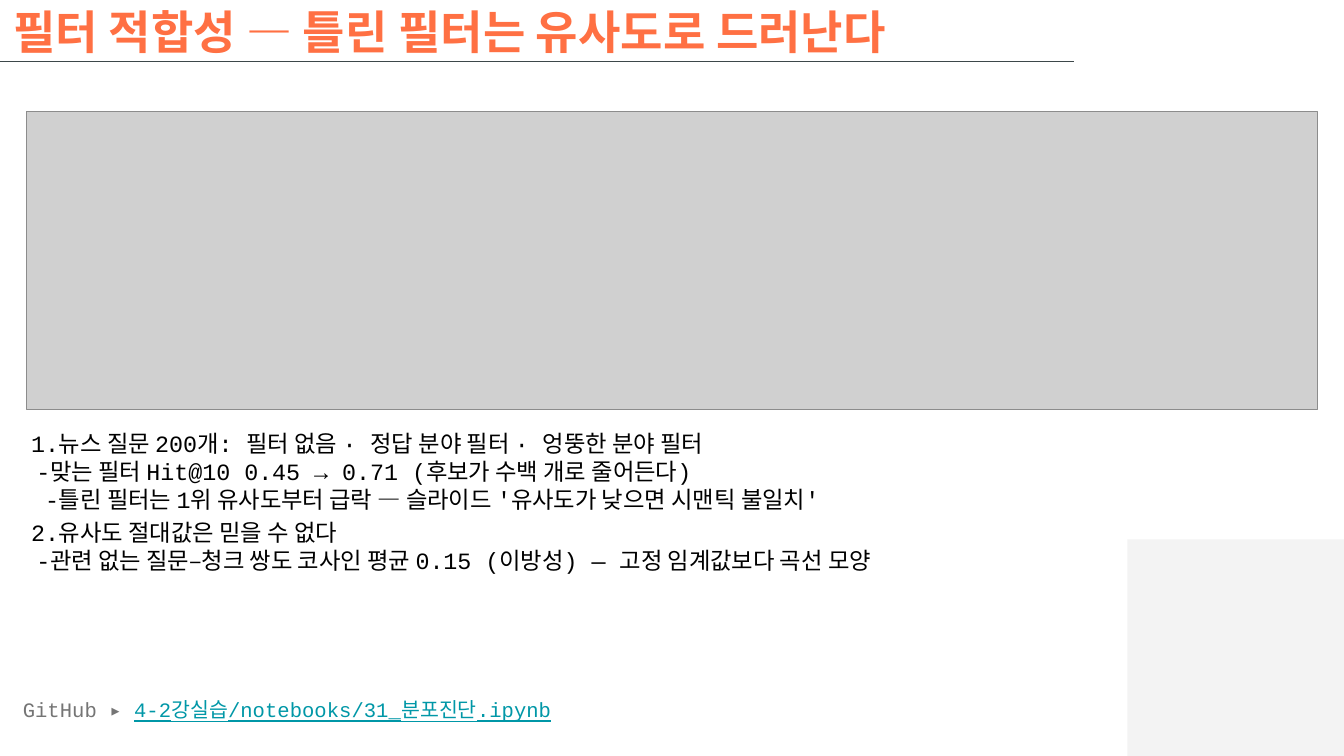
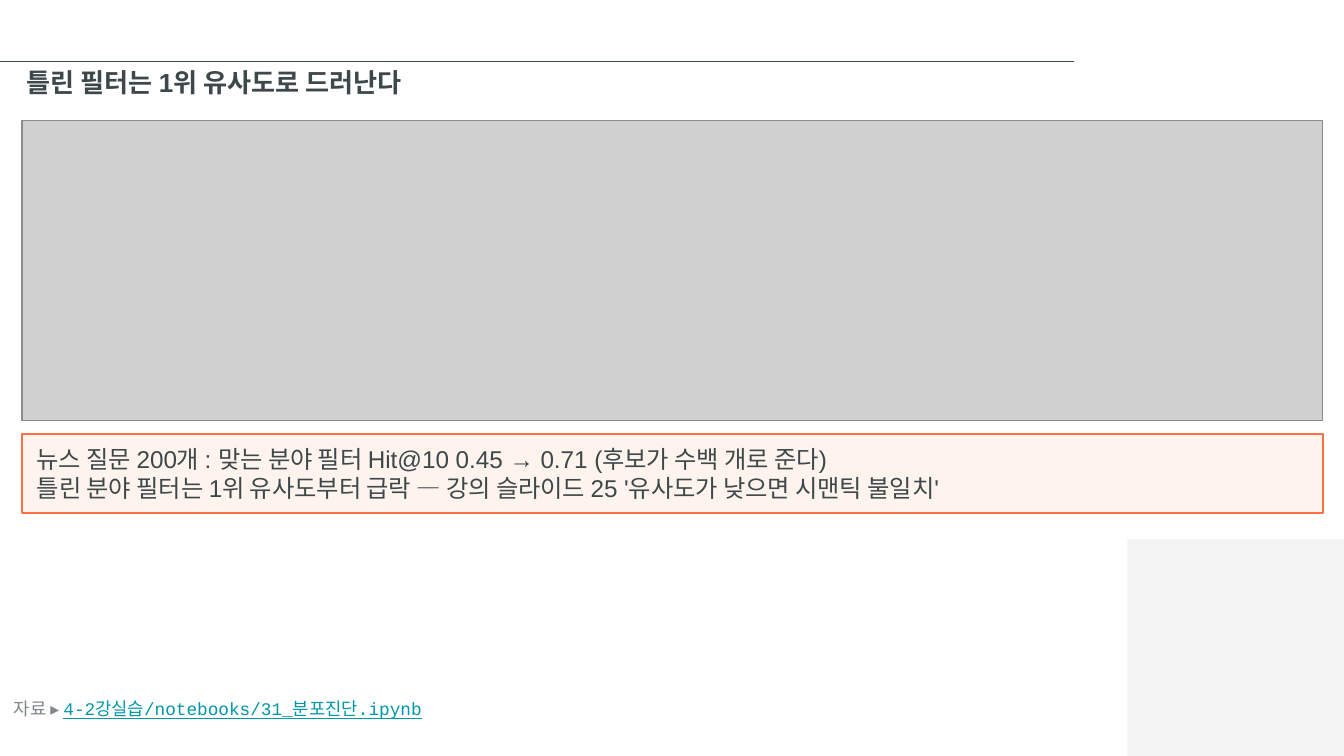
Before and after one commit to hikaMaeng/-ai-, a slide deck: slide 59 of 4-2강실습/slides/4-2강실습_벡터디비.pptx (slide 33 before the commit). Drawn at 1344x756 pixels with LibreOffice and Linux fonts; fonts in the diff are those of the drawing; grey boxes stand for pictures; background and template pictures are left out. Boxes give left, top, right and bottom in pixels: in the first picture for what was removed or moved away, otherwise in the second. Text is boxed around its words. In the diff, an @@ line names an element or a change of style, - is before the commit and + after.

```diff
--- a/4-2강실습/slides/4-2강실습_벡터디비.pptx
+++ b/4-2강실습/slides/4-2강실습_벡터디비.pptx
@@ text at (x1=26, y1=70, x2=402, y2=95): text changed; size 24.7 to 14 pt; font Courier New to Arial; text colour #FF7043 to #3D484A @@
-필터 적합성 — 틀린 필터는 유사도로 드러난다
+틀린 필터는 1위 유사도로 드러난다
@@ picture resized from (x1=27, y1=112, x2=1317, y2=410) to (x1=22, y1=121, x2=1322, y2=421) @@
@@ rectangle added at (x1=22, y1=434, x2=1322, y2=513), fill #FFF3EE, outline #FF7043 1 pt, 13 pt, text #3D484A @@
+뉴스 질문 200개 : 맞는 분야 필터 Hit@10 0.45 → 0.71 (후보가 수백 개로 준다)
+틀린 분야 필터는 1위 유사도부터 급락 — 강의 슬라이드 25 '유사도가 낮으면 시맨틱 불일치'
@@ text removed at (x1=31, y1=432, x2=871, y2=574) @@
-1.뉴스 질문 200개: 필터 없음 · 정답 분야 필터 · 엉뚱한 분야 필터
--맞는 필터 Hit@10 0.45 → 0.71 (후보가 수백 개로 줄어든다)
--틀린 필터는 1위 유사도부터 급락 — 슬라이드 '유사도가 낮으면 시맨틱 불일치'
-2.유사도 절대값은 믿을 수 없다
--관련 없는 질문–청크 쌍도 코사인 평균 0.15 (이방성) — 고정 임계값보다 곡선 모양
@@ text at (x1=14, y1=700, x2=421, y2=719): text changed; size 11 to 9.5 pt @@
-GitHub ▸ 4-2강실습/notebooks/31_분포진단.ipynb
+자료 ▸ 4-2강실습/notebooks/31_분포진단.ipynb
```
Also in this commit, not shown: 22 other slides changed, 36 slides added, 11 slides removed, 3 other files.
